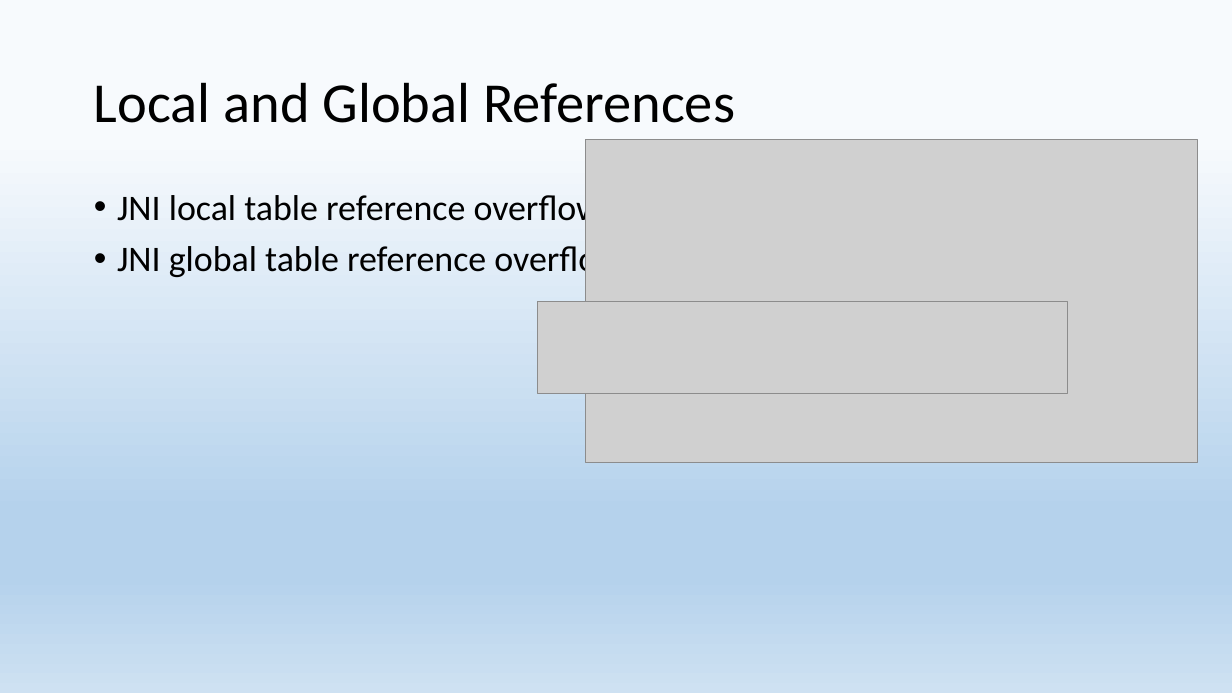
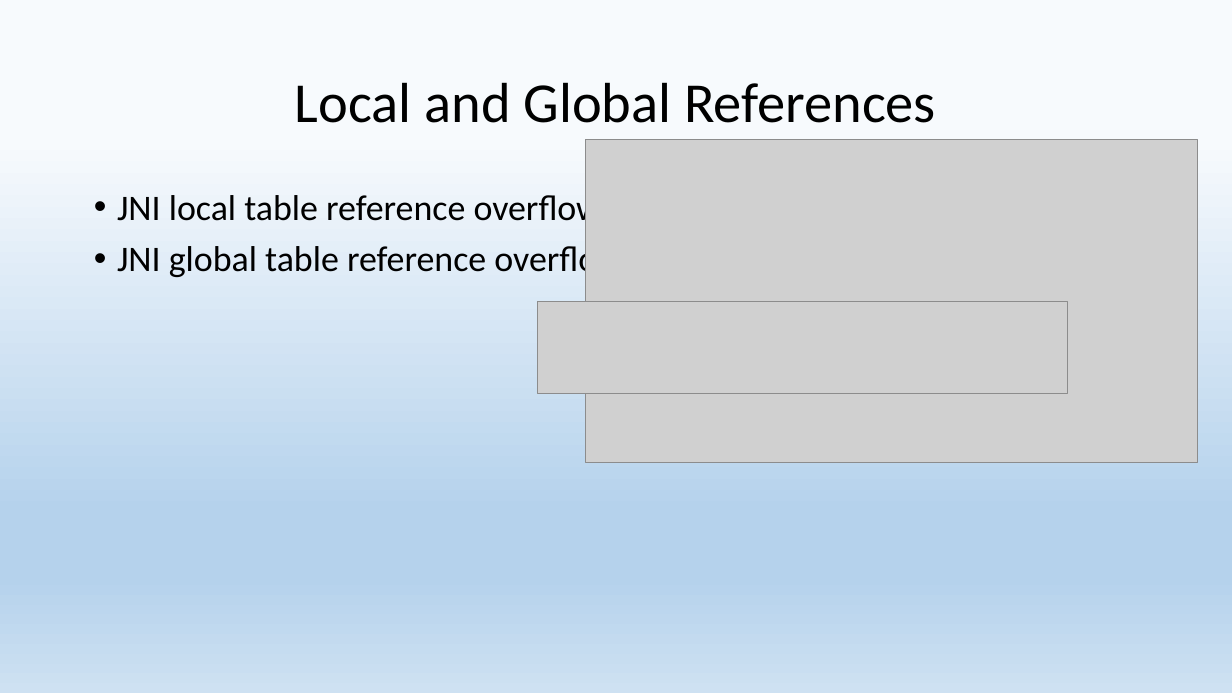
Before and after one commit to 9majka/NDK_presentation, a slide deck: slide 4 of NDK.pptx. Drawn at 1232x693 pixels with LibreOffice and Linux fonts; fonts in the diff are those of the drawing; grey boxes stand for pictures. Boxes give left, top, right and bottom in pixels: in the first picture for what was removed or moved away, otherwise in the second. Text is boxed around its words. In the diff, an @@ line names an element or a change of style, - is before the commit and + after.

```diff
--- a/NDK.pptx
+++ b/NDK.pptx
@@ title "Local and Global References" at box(295, 82, 936, 123): alignment left to centre @@
```
Also in this commit, not shown: 4 other slides changed, 2 slides added, 1 slide removed, 10 other files.
